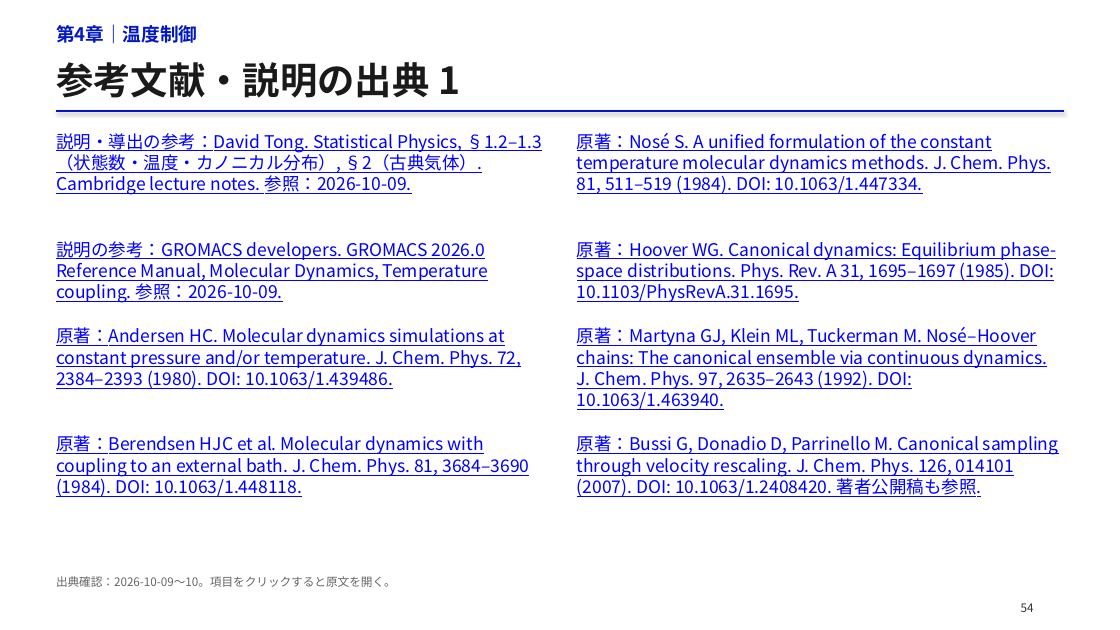
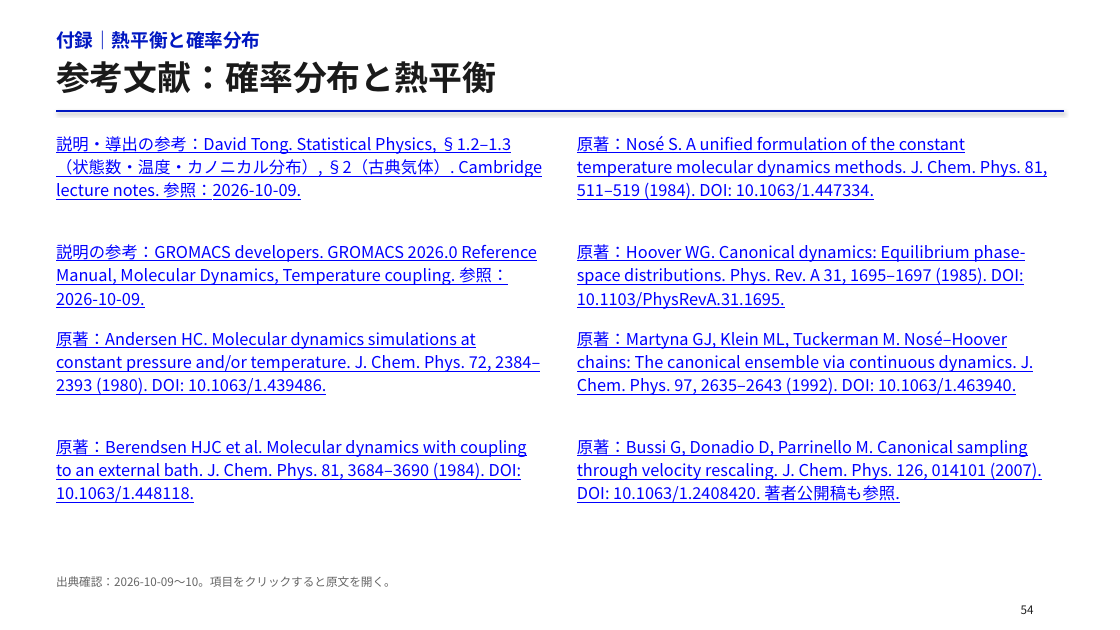
Before and after one commit to matsunagalab/lecture_bioinfo, a slide deck: slide 54 of 09_分子の相互作用と構造の安定性/09_分子の相互作用と構造の安定性.pptx. Drawn at 1120x630 pixels with LibreOffice and Linux fonts; fonts in the diff are those of the drawing. Boxes give left, top, right and bottom in pixels: in the first picture for what was removed or moved away, otherwise in the second. Text is boxed around its words. In the diff, an @@ line names an element or a change of style, - is before the commit and + after.

Commit message:
第09回の図と数式配置、安定性の説明を改善

```diff
--- a/09_分子の相互作用と構造の安定性/09_分子の相互作用と構造の安定性.pptx
+++ b/09_分子の相互作用と構造の安定性/09_分子の相互作用と構造の安定性.pptx
@@ text at (x1=56, y1=30, x2=261, y2=50): text changed @@
-第4章｜温度制御
+付録｜熱平衡と確率分布
@@ text at (x1=56, y1=61, x2=496, y2=93): text changed; size 32 to 29 pt @@
-参考文献・説明の出典 1
+参考文献：確率分布と熱平衡
@@ size 15 to 14 pt; line spacing 18.3pt to 20pt in 8 elements at (x1=56, y1=136, x2=542, y2=200), (x1=56, y1=244, x2=537, y2=308), (x1=56, y1=331, x2=540, y2=395), (x1=56, y1=439, x2=526, y2=503), (x1=577, y1=136, x2=1048, y2=200), (x1=577, y1=244, x2=1026, y2=309), (x1=577, y1=331, x2=1034, y2=395), (x1=577, y1=439, x2=1042, y2=503) @@
@@ text "54" at (x1=1021, y1=605, x2=1034, y2=614): text colour #333333 to #202020 @@
```
Also in this commit, not shown: 51 other slides changed, 2 slides added, 2 slides removed, 2 other files.
